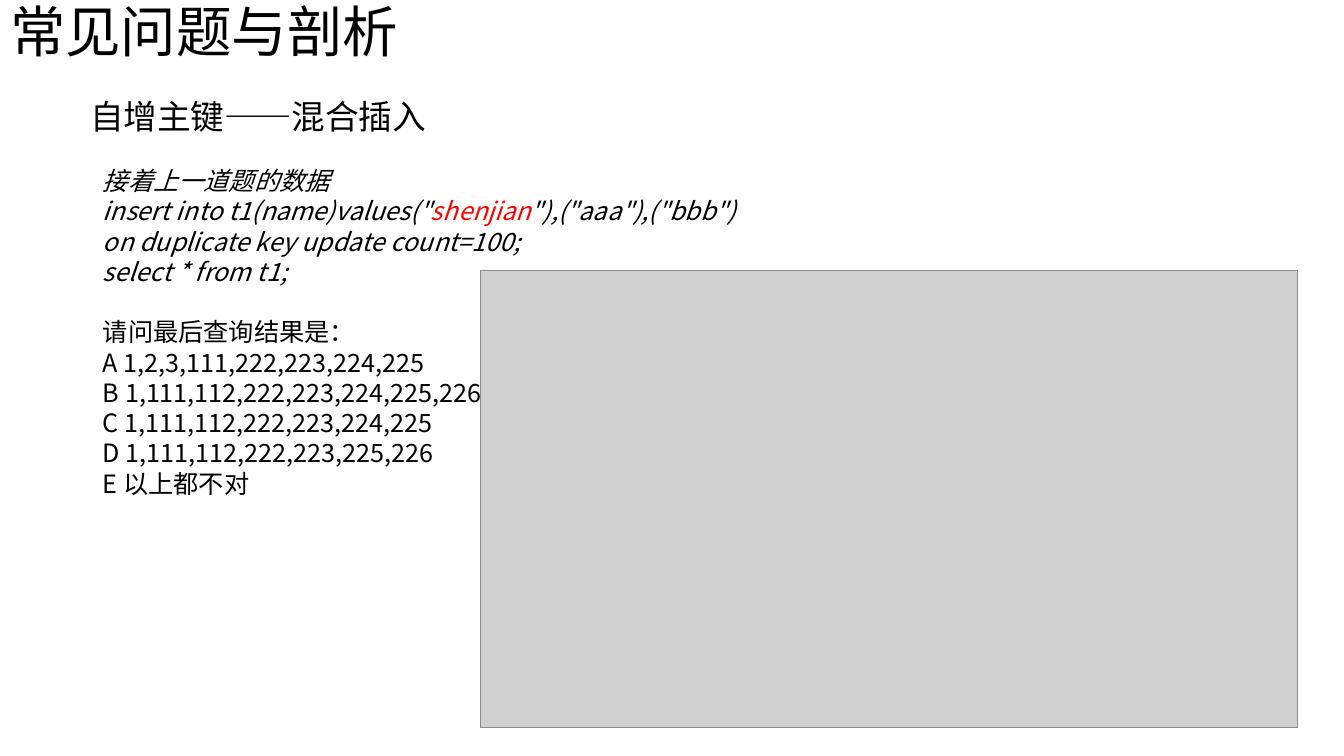
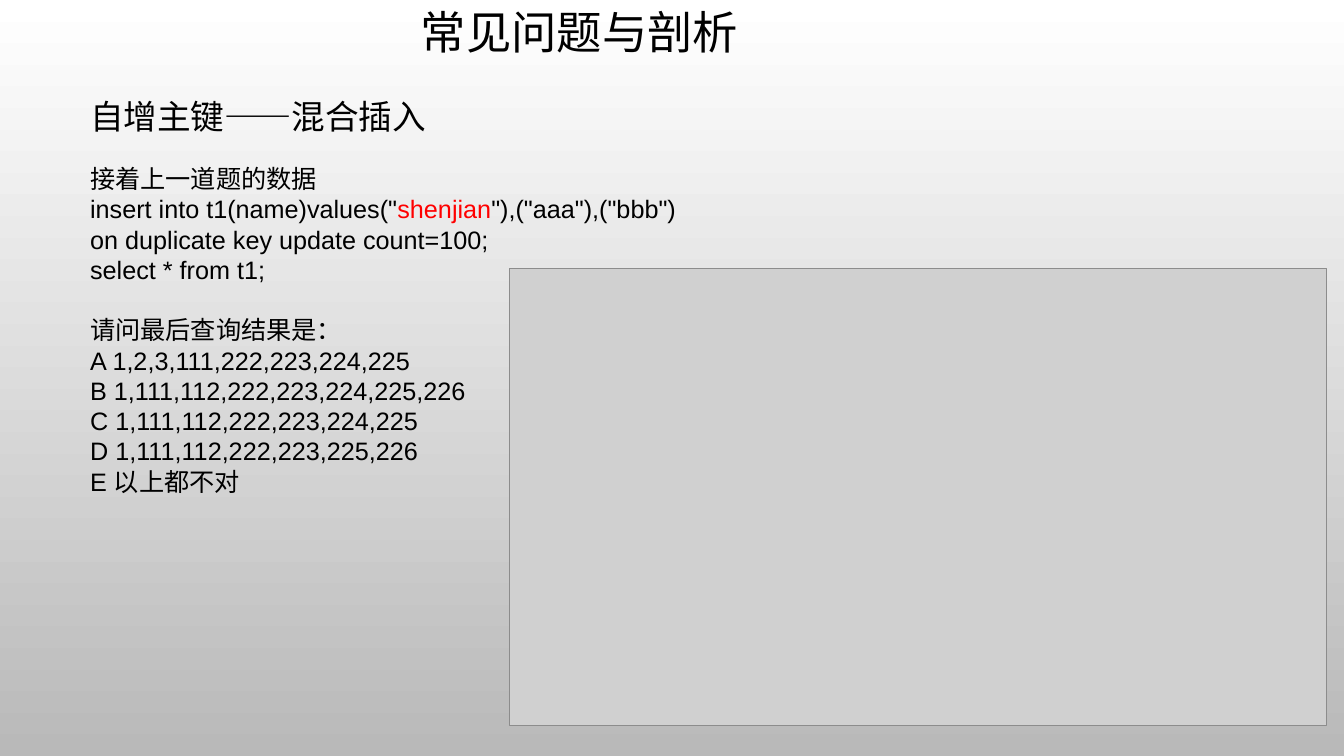
Before and after one commit to jaspone/notes, a slide deck: slide 24 of mysql分享.pptx (slide 23 before the commit). Drawn at 1344x756 pixels with LibreOffice and Linux fonts; fonts in the diff are those of the drawing; grey boxes stand for pictures; background and template pictures are left out. Boxes give left, top, right and bottom in pixels: in the first picture for what was removed or moved away, otherwise in the second. Text is boxed around its words. In the diff, an @@ line names an element or a change of style, - is before the commit and + after.

```diff
--- a/mysql分享.pptx
+++ b/mysql分享.pptx
@@ background #FFFFFF to picture (left out) @@
@@ title "常见问题与剖析" at bbox=[421, 11, 739, 53]: size 39.6 to 32.4 pt, font Noto Sans CJK SC to Calibri; alignment left to centre @@
@@ text "接着上一道题的数据": place and size @@
-text "接着上一道题的数据" at bbox=[103, 168, 735, 495]
+text "接着上一道题的数据" at bbox=[90, 166, 676, 493]
@@ text "接着上一道题的数据" at bbox=[90, 166, 676, 493]: font Noto Sans CJK SC to Arial; italic off in "接着上一道题的数据", "insert into t1(name)values("shenjian"),("aaa"),("bbb")", "on duplicate key update count=100;", "select * from t1;" @@
@@ picture: place and size @@
-picture at bbox=[481, 270, 1299, 728]
+picture at bbox=[510, 268, 1328, 726]
```
Also in this commit, not shown: 39 other slides changed, 1 slide added.
